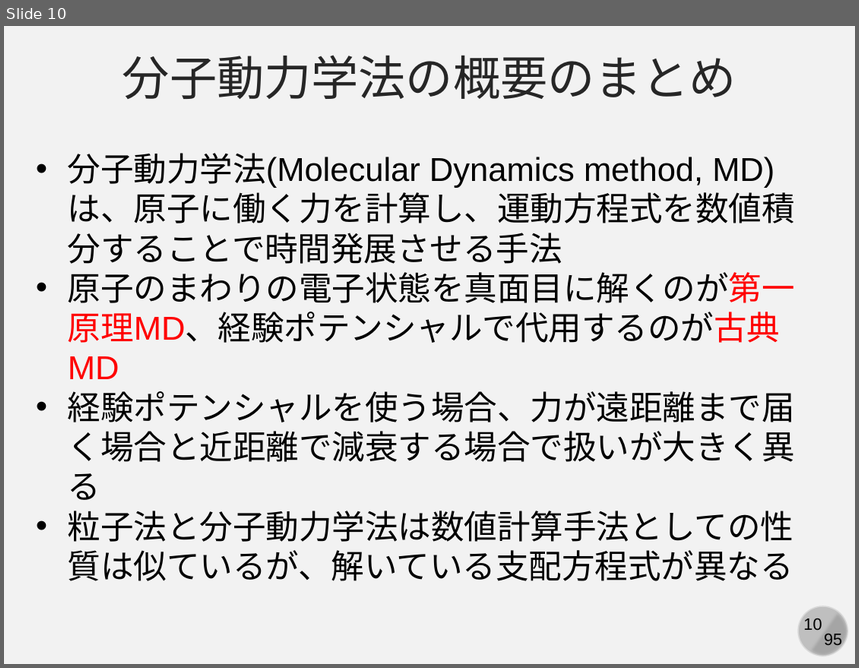
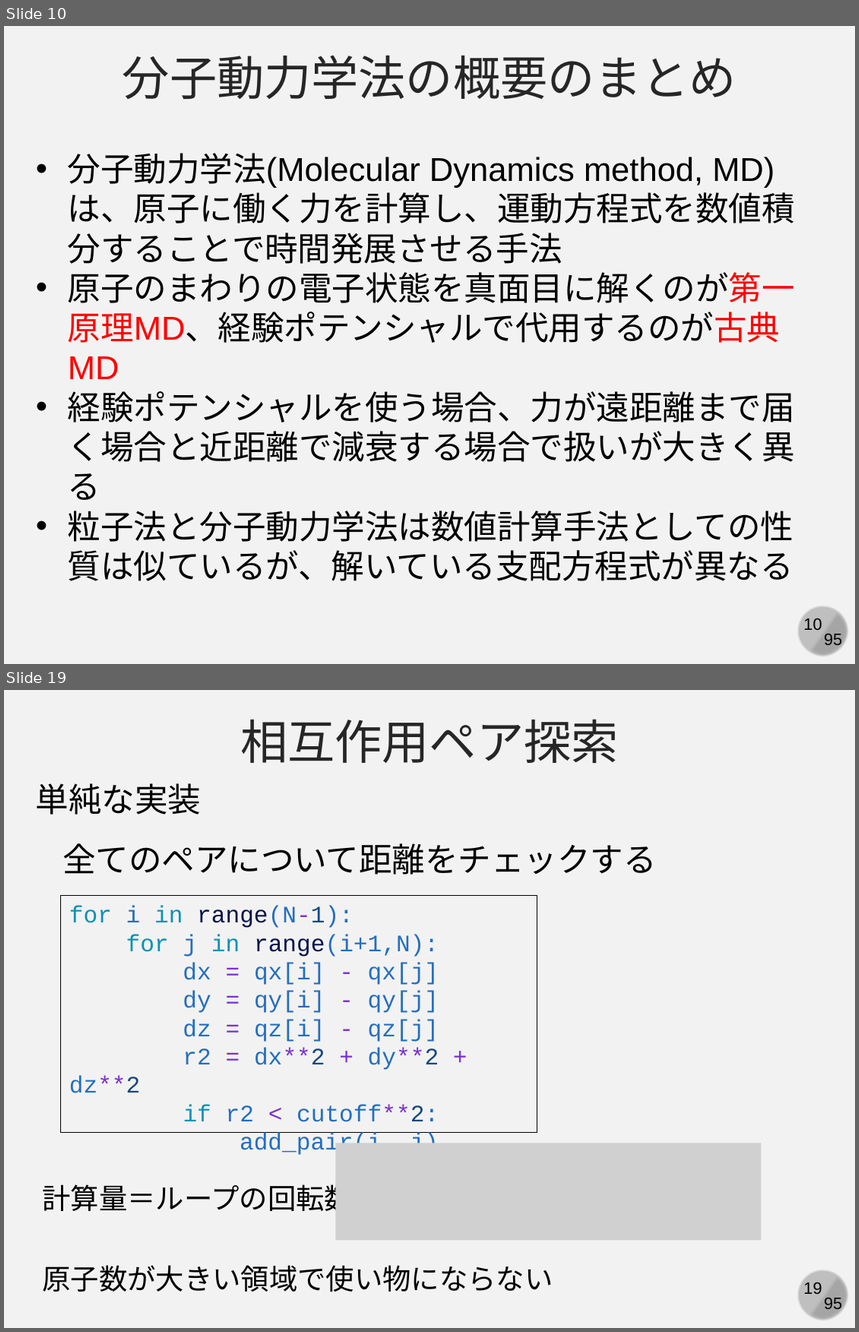
Before and after one commit to kaityo256/simulation_engineering, a slide deck: 07_md_implementation/simulation07.pptx. Shown one above the other, each under a label of ours: slide 10 before the commit, slides 10 and 19 after it; the slides between them are not shown. The pictures are 859x668 and 859x1332 pixels, drawn with LibreOffice and Linux fonts; fonts in the diff are those of the drawing; grey boxes stand for pictures. Boxes give left, top, right and bottom in pixels: in the first picture for what was removed or moved away, otherwise in the second. Text is boxed around its words. In the diff, an @@ line names an element or a change of style, - is before the commit and + after.

```diff
--- a/07_md_implementation/simulation07.pptx
+++ b/07_md_implementation/simulation07.pptx
@@ slide 19 added at bbox=[4, 690, 855, 1328], background #F2F2F2; not listed: 4 template elements that a slide beside it also shows @@
@@ text added at bbox=[240, 719, 618, 763], 40 pt, text #262626 @@
+相互作用ペア探索
@@ text added at bbox=[36, 783, 202, 815], 28 pt, text #000000 @@
+単純な実装
@@ text added at bbox=[63, 844, 657, 875], 28 pt, text #000000 @@
+全てのペアについて距離をチェックする
@@ rectangle added at bbox=[61, 895, 537, 1132], outline #000000 0.75 pt, 20 pt, text #236EBF @@
+for i in range(N-1):
+for j in range(i+1,N):
+dx = qx[i] - qx[j]
+dy = qy[i] - qy[j]
+dz = qz[i] - qz[j]
+r2 = dx**2 + dy**2 + dz**2
+if r2 < cutoff**2:
+add_pair(i, j)
@@ picture added at bbox=[336, 1143, 762, 1240] @@
@@ text added at bbox=[43, 1185, 353, 1211], 24 pt, text #000000 @@
+計算量＝ループの回転数
@@ text added at bbox=[43, 1265, 553, 1292], 24 pt, text #000000 @@
+原子数が大きい領域で使い物にならない
```
Also in this commit, not shown: 6 slides changed, 5 other slides added.
